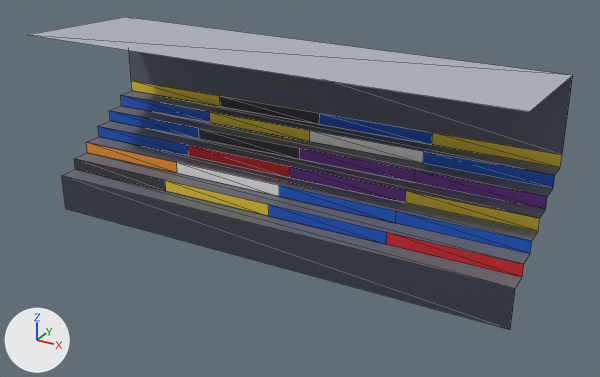
One commit to the glTF model examples/solid-eleven/assets/shared/models/stand_end_b.glb: the scene before it, then after it.
Rendered twice from a camera (50 mm lens) standing at (15.3, -24.4, 15.7) and looking at (1.0, 1.5, 2.8). Every picture has the same lights, and +X, +Y and +Z are marked at lower left. The first picture is the older version. Mesh edges are drawn as thin lines. Vertices at exactly the same position are counted once.

Names of what the first picture shows: 'stand_end_b'.
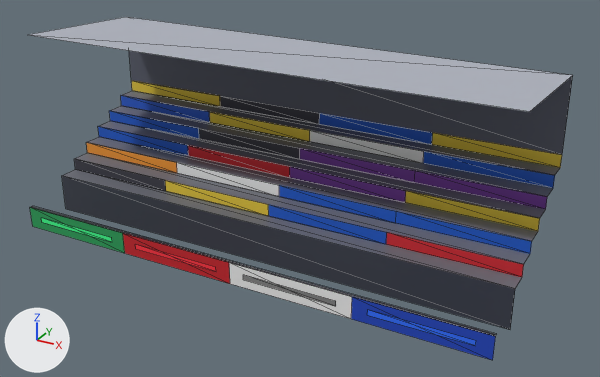
Patch to the scene script:
```diff
--- a/examples/solid-eleven/assets/shared/models/stand_end_b.glb.py
+++ b/examples/solid-eleven/assets/shared/models/stand_end_b.glb.py
@@ me_stand_end_b @@
 # used by ob_stand_end_b; location = (0.0, 0.0, 0.0)
-me_stand_end_b.from_pydata(...)  # 68 vertices, 66 faces; spans x -10.0..10.0, y -0.9..5.1, z 0.0..8.0
+me_stand_end_b.from_pydata(...)  # 96 vertices, 84 faces; spans x -10.0..10.0, y -2.0..5.1, z 0.0..8.0
+# me_stand_end_b part 1
+# 15 vertices are added at x -10.0..10.0, y -2.0..-1.9, z 0.0..0.9
+# 8 new vertices lie (3.8, 0.0, 0.0) away from vertices in x -9.4..5.6, y -2.0, z 0.3..0.6
+# 5 new vertices lie (0.0, 0.0, 0.9) away from vertices in x -10.0..10.0, y -2.0, z 0.0
+# 18 new faces join them
 me_stand_end_b.materials.append(mat_defaultmaterial)
```

Boxes [x1, y1, x2, y2] around the edits, measured in the pictures (600 x 377 px):
'stand_end_b', reshaped (10% taller)
    before: [30, 17, 573, 329]
    after: [30, 17, 573, 360]
part 1 of me_stand_end_b, added
    after: [30, 206, 497, 360]
